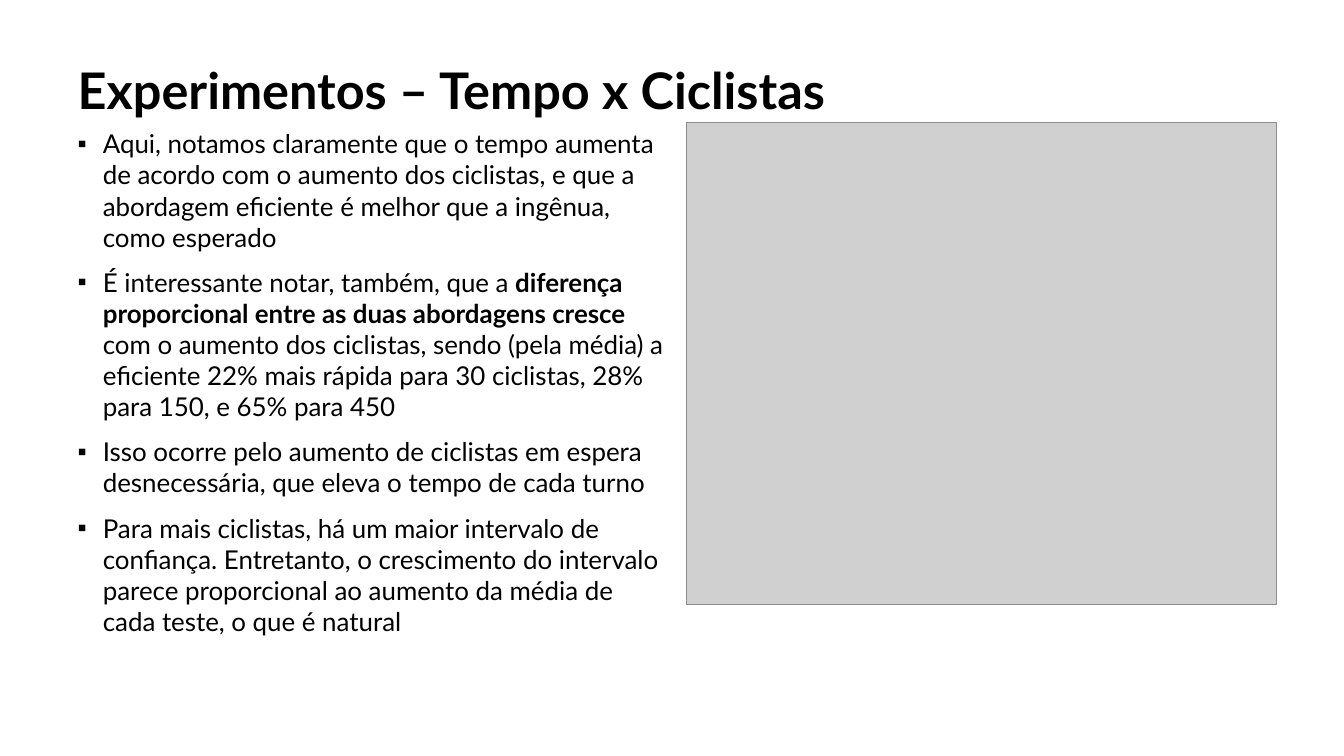
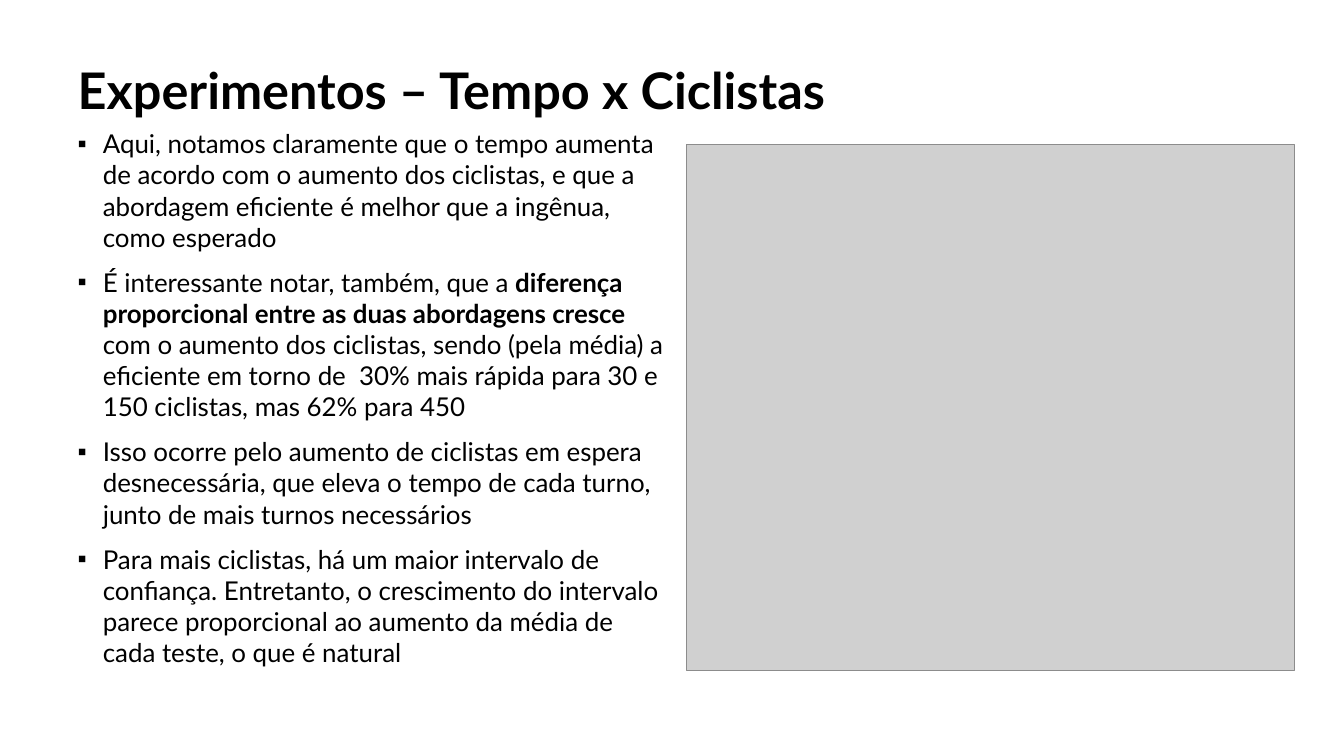
Before and after one commit to MagoDaZueira/MAC0422-EPs, a slide deck: slide 8 of EP2/apresentação/slides.pptx. Drawn at 1344x756 pixels with LibreOffice and Linux fonts; fonts in the diff are those of the drawing; grey boxes stand for pictures. Boxes give left, top, right and bottom in pixels: in the first picture for what was removed or moved away, otherwise in the second. Text is boxed around its words. In the diff, an @@ line names an element or a change of style, - is before the commit and + after.

```diff
--- a/EP2/apresentação/slides.pptx
+++ b/EP2/apresentação/slides.pptx
@@ picture: place and size @@
-picture at (687, 123, 1276, 605)
+picture at (687, 145, 1295, 670)
@@ text at (103, 270, 663, 529): text changed @@
-▪ É interessante notar, também, que a diferença proporcional entre as duas abordagens cresce com o aumento dos ciclistas, sendo (pela média) a eficiente 22% mais rápida para 30 ciclistas, 28% para 150, e 65% para 450
-▪ Isso ocorre pelo aumento de ciclistas em espera desnecessária, que eleva o tempo de cada turno
+▪ É interessante notar, também, que a diferença proporcional entre as duas abordagens cresce com o aumento dos ciclistas, sendo (pela média) a eficiente em torno de 30% mais rápida para 30 e 150 ciclistas, mas 62% para 450
+▪ Isso ocorre pelo aumento de ciclistas em espera desnecessária, que eleva o tempo de cada turno, junto de mais turnos necessários
```
Also in this commit, not shown: 4 other slides changed, 2 other files.
